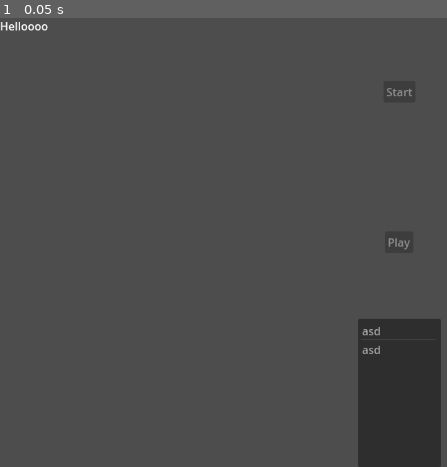
Above: before the commit, frame 1.
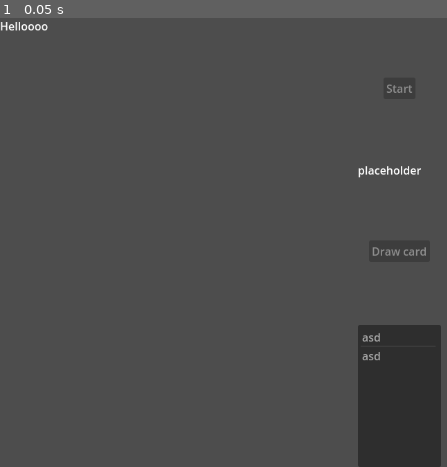
Above: after the commit, the same moment.

Repository: Tom3s/wildest-cards
Game: Godot game, scene res://Ingame/MatchIngame.tscn
Same seed, same stepped clock (60 frames per second), same inputs: the game is played once before the commit and once after it. This scene is started directly instead of the project's main scene.
Inputs:
- Up to frame 1 (0.05 s): no input

The runs differ from the first frame. In frame 1, 0.8% of the frame differs, in the area x 80-99%, y 14-77%.

Commit message:
Basic card play works

Diff:
--- a/Ingame/DrawPile.gd
+++ b/Ingame/DrawPile.gd
@@ -30,3 +30,7 @@
 
 func setPile(initCards: Array[String]) -> void:
 	cards = initCards
+
+func setReshuffled(newCards: Array[String]) -> void:
+	cards = newCards
+	reshuffled.emit()
--- a/Ingame/MatchEventListener.gd
+++ b/Ingame/MatchEventListener.gd
@@ -2,46 +2,95 @@
 class_name MatchEventListener
 
 @onready var startButton: Button = %StartButton
-@onready var playButton: Button = %PlayButton
+@onready var topCard: Label = %TopCard
+@onready var drawButton: Button = %DrawButton
 @onready var playerList: RichTextLabel = %PlayerList
 
 @onready var state: MatchStateMachine = %MatchStateMachine
 
 @onready var drawPile: DrawPile = %DrawPile
+@onready var playedPile: PlayedPile = %PlayedPile
 @onready var hand: ItemList = %Hand
 
 const STARTING_CARDS = 7
 
 func setup():
-	playButton.disabled = true
+	drawButton.disabled = true
 	startButton.disabled = Network.userId != 1
 	connectSignals()
 
 func connectSignals():
 	startButton.pressed.connect(startGame)
-	playButton.pressed.connect(onPlayButton_pressed)
+	drawButton.pressed.connect(onDrawButton_pressed)
+
+	hand.item_activated.connect(onHand_itemActivated)
+
+	playedPile.topCardChanged.connect(onPlayedPile_topCardChanged)
+
+	drawPile.outOfCards.connect(onDrawPile_outOfCards)
 
 	Network.userListNeedsUpdate.connect(onNetwork_userListNeedsUpdate)
 	get_tree().get_multiplayer().peer_disconnected.connect(onUserLeftServer)
 
-func onPlayButton_pressed():
-	rpc("incrementPlayerIndexForAll")
-	await state.playerIndexIncremented
-	print('[MatchEventListener.gd] Player index incremented; client: ', Network.userId)
-	# playerList.setPlayers(state.playerNames, state.currentPlayerIndex)
-	# rpc("setPlayerListForAll")
-	# rpc("setPlayButtonEnabled")
+func onDrawButton_pressed():
+	rpc("drawCard", state.currentPlayerIndex)
+
+@rpc("any_peer", "call_local", "reliable")
+func drawCard(playerIndex: int):
+	var card := (await drawPile.drawCards())[0]
+	state.playerCards[playerIndex].append(card)
+	state.playerCards[playerIndex].sort()
+	if state.playerIds[playerIndex] == Network.userId:
+		hand.add_item(card)
+		hand.sort_items_by_text()
+	incrementPlayerIndexForAll()
 
 
 @rpc("any_peer", "call_local", "reliable")
 func incrementPlayerIndexForAll():
 	state.incrementPlayerIndex()
 	setPlayerListForAll()
-	setPlayButtonEnabled()
+	setDrawButtonEnabled()
+	setHandCardsEnabled()
 
 @rpc("any_peer", "call_local", "reliable")
 func setPlayerListForAll() -> void:
-	playerList.setPlayers(state.playerNames, state.currentPlayerIndex)
+	playerList.setPlayers(state.playerNames, state.currentPlayerIndex, state.finishedPlayers)
+
+func onHand_itemActivated(index: int):
+	if state.playerIds[state.currentPlayerIndex] != Network.userId:
+		return
+	var card := hand.get_item_text(index)
+	rpc("playCard", state.currentPlayerIndex, card, index)
+
+func onPlayedPile_topCardChanged(card: String):
+	topCard.text = card
+
+func onDrawPile_outOfCards():
+	if state.currentPlayerIndex != 0:
+		return
+
+	var cards := playedPile.getAndClearPlayedCards()
+	drawPile.reshuffle(cards)
+
+	var jsonCards := JSON.stringify(cards)
+	rpc("setReshuffledPile", jsonCards)
+
+@rpc("any_peer", "call_remote", "reliable")
+func setReshuffledPile(jsonCards: String):
+	var cards: Array[String] # = JSON.parse_string(jsonCards)
+	cards.assign(JSON.parse_string(jsonCards))
+	drawPile.setPile(cards)
+
+@rpc("any_peer", "call_local", "reliable")
+func playCard(playerIndex: int, card: String, cardIndex: int):
+	if playedPile.playCard(card):
+		# state.playerCards[playerIndex].erase(card)
+		state.eraseCard(playerIndex, card)
+		if state.playerIds[playerIndex] == Network.userId:
+			hand.remove_item(cardIndex)
+		incrementPlayerIndexForAll()
+		# topCard.text = card
 
 func onNetwork_userListNeedsUpdate():
 	state.playerIds.clear()
@@ -64,7 +113,7 @@
 	print('[MatchEventListener.gd] Starting game.')
 	# state.currentPlayerIndex = 0
 	# setPlayerListForAll()
-	# setPlayButtonEnabled()
+	# setDrawButtonEnabled()
 	var initDeck := drawPile.reset()
 	var jsonInitDeck := JSON.stringify(initDeck)
 	rpc("initClients", jsonInitDeck)
@@ -74,27 +123,40 @@
 	print('[MatchEventListener.gd] Initializing clients.')
 	state.currentPlayerIndex = 0
 	setPlayerListForAll()
-	setPlayButtonEnabled()
+	setDrawButtonEnabled()
 	var initDeck: Array[String] # = JSON.parse_string(jsonInitDeck)
 	initDeck.assign(JSON.parse_string(jsonInitDeck))
 	drawPile.setPile(initDeck)
 
+	playedPile.reset()
+	playedPile.playCard((await drawPile.drawCards())[0])
+
 	for i in range(state.playerIds.size()):
 		state.playerCards[i].append_array(await drawPile.drawCards(STARTING_CARDS) as Array[String])
-
+		state.playerCards[i].sort()
 		if state.playerIds[i] == Network.userId:
 			hand.clear()
 			for card in state.playerCards[i]:
 				hand.add_item(card)
+	setHandCardsEnabled()
+
+
 
 @rpc("any_peer", "call_local", "reliable")
-func setPlayButtonEnabled():
+func setDrawButtonEnabled():
 	print('[MatchEventListener.gd] Setting button; current: ', state.currentPlayerIndex, ' my id: ', Network.userId)
-	playButton.disabled = state.playerIds[state.currentPlayerIndex] != Network.userId
+	drawButton.disabled = state.playerIds[state.currentPlayerIndex] != Network.userId
 
 @rpc("any_peer", "call_local", "reliable")
 func drawCards(cards: Array[String]):
 	print('[MatchEventListener.gd] Drawing cards: ', cards)
 	state.drawCards(cards)
 	setPlayerListForAll()
-	setPlayButtonEnabled()
+	setDrawButtonEnabled()
+
+func setHandCardsEnabled():
+	for i in range(hand.get_item_count()):
+		hand.set_item_disabled(i, \
+			state.playerIds[state.currentPlayerIndex] != Network.userId || \
+			!playedPile.playable(hand.get_item_text(i)))
+		# hand.set_item_selectable(i, playedPile.playable(hand.get_item_text(i)))
--- a/Ingame/MatchIngame.tscn
+++ b/Ingame/MatchIngame.tscn
@@ -30,12 +30,17 @@
 size_flags_vertical = 6
 text = "Start"
 
-[node name="PlayButton" type="Button" parent="CanvasLayer/VBoxContainer"]
+[node name="TopCard" type="Label" parent="CanvasLayer/VBoxContainer"]
+unique_name_in_owner = true
+layout_mode = 2
+text = "placeholder"
+
+[node name="DrawButton" type="Button" parent="CanvasLayer/VBoxContainer"]
 unique_name_in_owner = true
 layout_mode = 2
 size_flags_horizontal = 6
 size_flags_vertical = 6
-text = "Play"
+text = "Draw card"
 
 [node name="Hand" type="ItemList" parent="CanvasLayer/VBoxContainer"]
 unique_name_in_owner = true
--- a/Ingame/MatchStateMachine.gd
+++ b/Ingame/MatchStateMachine.gd
@@ -6,9 +6,17 @@
 var playerIds: Array[int]
 var playerNames: Array[String]
 var playerCards: Array[Array]
+var finishedPlayers: Array[int]
 
 signal playerIndexIncremented
 
 func incrementPlayerIndex():
 	currentPlayerIndex = (currentPlayerIndex + 1) % playerIds.size()
+	while playerCards[currentPlayerIndex].size() == 0:
+		currentPlayerIndex = (currentPlayerIndex + 1) % playerIds.size()
 	playerIndexIncremented.emit()
+
+func eraseCard(playerIndex: int, card: String):
+	playerCards[playerIndex].erase(card)
+	if playerCards[playerIndex].size() == 0:
+		finishedPlayers.append(playerIndex)
--- a/Ingame/PlayedPile.gd
+++ b/Ingame/PlayedPile.gd
@@ -3,28 +3,36 @@
 
 var cards = []
 
+signal topCardChanged(card: String)
+
 func playCard(card: String) -> bool:
-	var topCard = cards[-1]
+	var topCard = cards.back()
 
-	if playable(card, topCard):
+	if topCard == null || playable(card, topCard):
 		cards.append(card)
+		topCardChanged.emit(card)
 		return true
 	else:
 		return false
 
-func playable(card: String, topCard: String) -> bool:
+func playable(card: String, topCard: String = "") -> bool:
+	if topCard == "":
+		topCard = cards.back()
 	var cardProperties = card.split("/")
 	var topCardProperties = topCard.split("/")
 
 	# match color
-	if cardProperties[0] == topCardProperties[0] || cardProperties[0] == 'wild':
+	if cardProperties[0] == topCardProperties[0] || cardProperties[0] == 'wild' || topCardProperties[0] == 'wild':
 		return true
 	# match number
 	elif cardProperties[1] == topCardProperties[1]:
 		return true
 	return false
 
-func getAndClearPlayedCars() -> Array[String]:
+func getAndClearPlayedCards() -> Array[String]:
 	var playedCards = cards
 	cards = []
 	return playedCards
+
+func reset():
+	cards = []
--- a/Ingame/PlayerList.gd
+++ b/Ingame/PlayerList.gd
@@ -1,10 +1,12 @@
 extends RichTextLabel
 
-func setPlayers(playerNames: Array[String], currentPlayerIndex: int) -> void:
+func setPlayers(playerNames: Array[String], currentPlayerIndex: int, finishedPlayers: Array[int]) -> void:
 	text = ""
 	for i in range(playerNames.size()):
 		if i == currentPlayerIndex:
 			text += "[color=#00ff00]" + playerNames[i] + "[/color]"
+		elif finishedPlayers.has(i):
+			text += "[color=#0000aa]" + playerNames[i] + "[/color]"
 		else:
 			text += playerNames[i]
 		text += "\n"
